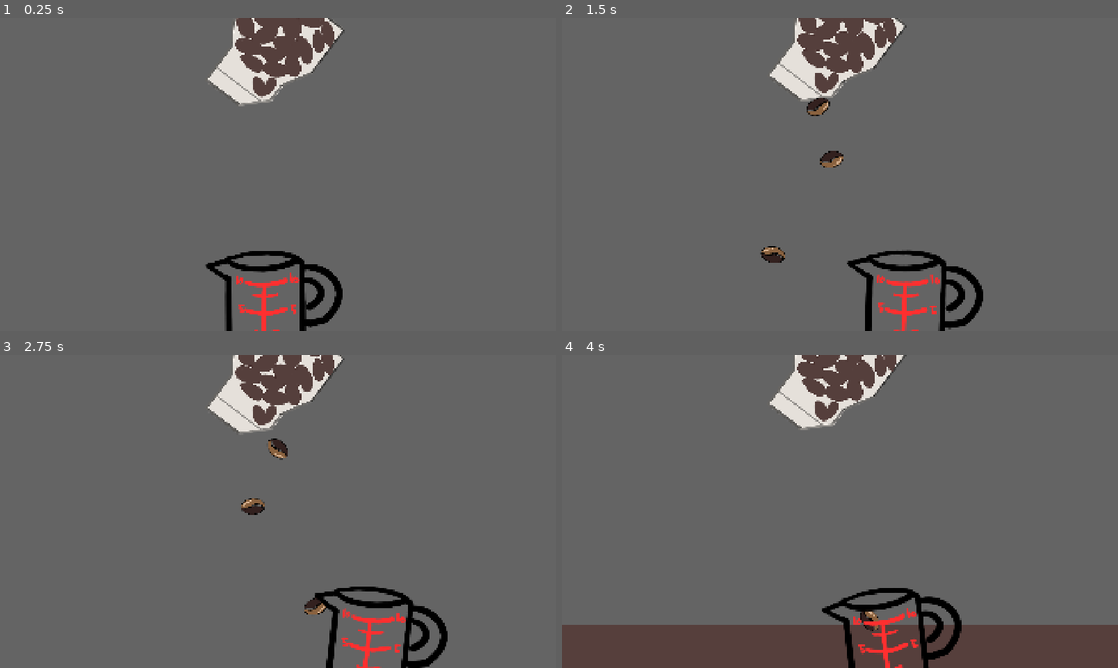
Above: before the commit, frames 1-4 (two rows, left to right).
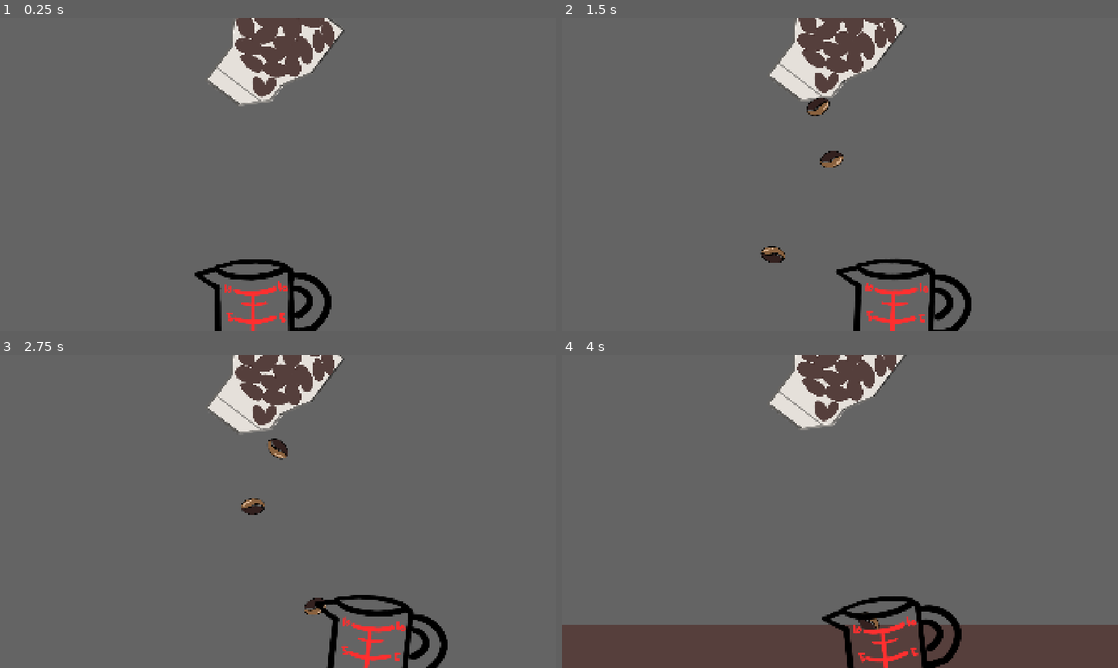
Above: after the commit, the same moments.

Repository: Sunday-Studio-Team/cafe
Game: Godot game, scene res://minigames/ingredients_refill/ingredients_refill_minigame.tscn
The game is run twice, just before and just after one commit, with the same random seed, the same clock (stepped at 60 frames per second) and the same inputs. This scene is started directly instead of the project's main scene.
Inputs (mouse positions are in pixels of both pictures, inside the frame that each line leads up to):
- Up to frame 1 (0.25 s): no input
- Up to frame 2 (1.5 s): tap Enter at 0.5 s; move the mouse to (962, 158) at 0.52 s; hold D (move_right) 0.53-1.28 s; hold E (interact) 0.53-1.28 s; click (962, 158) at 0.67 s; move the mouse to (728, 190) at 1.27 s; hold S (move_back) from 1.28 s (still down); tap Shift (sprint) at 1.35 s
- Up to frame 3 (2.75 s): move the mouse to (333, 442) at 2.02 s; release S (move_back) at 2.03 s; hold D (move_right) from 2.03 s (still down); tap I at 2.1 s
- Up to frame 4 (4 s): move the mouse to (812, 574) at 2.77 s; release D (move_right) at 2.78 s; hold W (move_forward) 2.78-3.53 s; tap E (interact) at 2.85 s; click (812, 574) at 2.92 s; move the mouse to (1006, 558) at 3.52 s; hold A (move_left) from 3.53 s (still down); hold Shift (sprint) from 3.53 s (still down)

The runs differ from the first frame. In frame 1, 3.2% of the frame differs, in the area x 35-62%, y 74-100%; in frame 2, 3.2%; in frame 3, 2.8%; in frame 4, 2.9%.

Commit message:
add some sounds to refill minigame
not amazing will hopefully replace most

Diff:
--- a/godot/minigames/ingredients_refill/ingredients_refill_minigame.gd
+++ b/godot/minigames/ingredients_refill/ingredients_refill_minigame.gd
@@ -8,8 +8,12 @@
 @export var pour_point: Marker2D
 @export var bean_spawn_timer: Timer
 @export var cup_area: Area2D
+@export var cup_boundaries: Area2D
 @export var meter: ProgressBar
 @export var bag: Node2D
+@export var bean_hit_glasss_sound: AudioStreamPlayer2D
+@export var bag_shake_sound: AudioStreamPlayer2D
+@export var gain_score_sound: AudioStreamPlayer
 
 var beans_in_cup := 0
 var beans_spawned := 0
@@ -28,6 +32,12 @@
 	bag_shake_tween = create_tween().set_loops()
 	bag_shake_tween.tween_property(bag, "position:y", bag.position.y + 30, 0.2)
 	bag_shake_tween.tween_property(bag, "position:y", bag.position.y - 30, 0.2)
+
+	cup_boundaries.body_entered.connect(
+		func(body):
+			if body.is_in_group("beans"):
+				bean_hit_glasss_sound.play()
+	)
 
 
 # Called every frame. 'delta' is the elapsed time since the previous frame.
@@ -56,6 +66,7 @@
 	else:
 		Global.refill_minigame_accuracy = meter.value
 		bag_shake_tween.kill()
+		bag_shake_sound.stop()
 		await get_tree().create_timer(1.5, false).timeout
 		Events.emit_signal("minigame_end")
 
@@ -63,6 +74,8 @@
 func catch_bean(bean: PhysicsBody2D) -> void:
 	if not collected_beans.has(bean) and bean.is_in_group("beans"):
 		beans_in_cup += 1
+		gain_score_sound.play()
+		gain_score_sound.pitch_scale += 0.05
 		collected_beans.append(bean)
 
 
--- a/godot/minigames/ingredients_refill/ingredients_refill_minigame.tscn
+++ b/godot/minigames/ingredients_refill/ingredients_refill_minigame.tscn
@@ -4,6 +4,15 @@
 [ext_resource type="PackedScene" uid="uid://bbl1ykvtf1wot" path="res://minigames/ingredients_refill/coffee_bean.tscn" id="2_51asp"]
 [ext_resource type="Texture2D" uid="uid://behdxsa15jcyk" path="res://sprites/measuring_cup.png" id="2_m1jwq"]
 [ext_resource type="Texture2D" uid="uid://duttrswast3t6" path="res://sprites/coffee_bag.png" id="3_51asp"]
+[ext_resource type="AudioStream" uid="uid://l86h8xt0qx7a" path="res://audio/refill_minigame/beans_collide_cup/bean_collides_cup_1.mp3" id="4_5i8lf"]
+[ext_resource type="AudioStream" uid="uid://cb10bwbw0dexy" path="res://audio/refill_minigame/beans_collide_cup/bean_collides_cup_2.mp3" id="5_j5bal"]
+[ext_resource type="AudioStream" uid="uid://cptjbekcax0eo" path="res://audio/refill_minigame/beans_collide_cup/bean_collides_cup_3.mp3" id="6_47f3m"]
+[ext_resource type="AudioStream" uid="uid://cxroyv25hkhls" path="res://audio/refill_minigame/beans_collide_cup/bean_collides_cup_4.mp3" id="7_mx0ba"]
+[ext_resource type="AudioStream" uid="uid://cfyppjyltvho2" path="res://audio/refill_minigame/bag_shake_loop.wav" id="9_j5bal"]
+[ext_resource type="AudioStream" uid="uid://d3h2qcon3jj14" path="res://audio/refill_minigame/gain_score/refill_gain_score_1.mp3" id="10_5w3ak"]
+[ext_resource type="AudioStream" uid="uid://bihgduw5aijw7" path="res://audio/refill_minigame/gain_score/refill_gain_score_2.mp3" id="11_1nxwo"]
+[ext_resource type="AudioStream" uid="uid://dqpkl2k3ckoir" path="res://audio/refill_minigame/gain_score/refill_gain_score_3.mp3" id="12_aviex"]
+[ext_resource type="AudioStream" uid="uid://d1nu16s0rr1s2" path="res://audio/refill_minigame/gain_score/refill_gain_score_4.mp3" id="13_bjc5e"]
 
 [sub_resource type="RectangleShape2D" id="RectangleShape2D_vn1tu"]
 size = Vector2(244, 326)
@@ -11,11 +20,30 @@
 [sub_resource type="RectangleShape2D" id="RectangleShape2D_0ffxp"]
 size = Vector2(20, 350)
 
+[sub_resource type="AudioStreamRandomizer" id="AudioStreamRandomizer_vn1tu"]
+random_pitch = 1.0442737
+random_volume_offset_db = 5.0
+streams_count = 4
+stream_0/stream = ExtResource("4_5i8lf")
+stream_1/stream = ExtResource("5_j5bal")
+stream_2/stream = ExtResource("6_47f3m")
+stream_3/stream = ExtResource("7_mx0ba")
+
+[sub_resource type="RectangleShape2D" id="RectangleShape2D_mjix0"]
+size = Vector2(20, 350)
+
 [sub_resource type="StyleBoxFlat" id="StyleBoxFlat_2w8d4"]
 bg_color = Color(0.39215687, 0.39215687, 0.39215687, 1)
 
 [sub_resource type="StyleBoxFlat" id="StyleBoxFlat_51asp"]
 bg_color = Color(0.3372549, 0.24705882, 0.23529412, 1)
+
+[sub_resource type="AudioStreamRandomizer" id="AudioStreamRandomizer_ovvye"]
+streams_count = 4
+stream_0/stream = ExtResource("10_5w3ak")
+stream_1/stream = ExtResource("11_1nxwo")
+stream_2/stream = ExtResource("12_aviex")
+stream_3/stream = ExtResource("13_bjc5e")
 
 [node name="SubViewportContainer" type="SubViewportContainer" unique_id=1244272070]
 anchors_preset = 15
@@ -26,22 +54,27 @@
 
 [node name="SubViewport" type="SubViewport" parent="." unique_id=210426897]
 handle_input_locally = false
+audio_listener_enable_2d = true
 size = Vector2i(1920, 1080)
 render_target_update_mode = 4
 
-[node name="IngredientsRefillMinigame" type="Node2D" parent="SubViewport" unique_id=402334428 node_paths=PackedStringArray("cup", "pour_point", "bean_spawn_timer", "cup_area", "meter", "bag")]
+[node name="IngredientsRefillMinigame" type="Node2D" parent="SubViewport" unique_id=402334428 node_paths=PackedStringArray("cup", "pour_point", "bean_spawn_timer", "cup_area", "cup_boundaries", "meter", "bag", "bean_hit_glasss_sound", "bag_shake_sound", "gain_score_sound")]
 script = ExtResource("1_2efvg")
 cup = NodePath("Cup")
 bean_scene = ExtResource("2_51asp")
 pour_point = NodePath("Bag/PourPoint")
 bean_spawn_timer = NodePath("BeanSpawnTimer")
 cup_area = NodePath("Cup/CupArea")
+cup_boundaries = NodePath("Cup/CupBoundaries")
 meter = NodePath("../Meter")
 bag = NodePath("Bag")
+bean_hit_glasss_sound = NodePath("Cup/BeanHitGlassSound")
+bag_shake_sound = NodePath("Bag/BagShakeSound")
+gain_score_sound = NodePath("../GainScoreSound")
 
 [node name="Cup" type="CharacterBody2D" parent="SubViewport/IngredientsRefillMinigame" unique_id=1768243399]
 z_index = 1
-position = Vector2(939, 971)
+position = Vector2(900, 1000)
 
 [node name="Sprite2D" type="Sprite2D" parent="SubViewport/IngredientsRefillMinigame/Cup" unique_id=241036928]
 texture = ExtResource("2_m1jwq")
@@ -65,6 +98,26 @@
 rotation = 1.5707964
 shape = SubResource("RectangleShape2D_0ffxp")
 
+[node name="BeanHitGlassSound" type="AudioStreamPlayer2D" parent="SubViewport/IngredientsRefillMinigame/Cup" unique_id=240371451]
+stream = SubResource("AudioStreamRandomizer_vn1tu")
+volume_db = -15.0
+max_polyphony = 10
+
+[node name="CupBoundaries" type="Area2D" parent="SubViewport/IngredientsRefillMinigame/Cup" unique_id=285867703]
+
+[node name="CollisionShape2D" type="CollisionShape2D" parent="SubViewport/IngredientsRefillMinigame/Cup/CupBoundaries" unique_id=1767360864]
+position = Vector2(-145, 22)
+shape = SubResource("RectangleShape2D_mjix0")
+
+[node name="CollisionShape2D2" type="CollisionShape2D" parent="SubViewport/IngredientsRefillMinigame/Cup/CupBoundaries" unique_id=1780390374]
+position = Vector2(91, 21)
+shape = SubResource("RectangleShape2D_mjix0")
+
+[node name="CollisionShape2D3" type="CollisionShape2D" parent="SubViewport/IngredientsRefillMinigame/Cup/CupBoundaries" unique_id=154288039]
+position = Vector2(-31, 181)
+rotation = 1.5707964
+shape = SubResource("RectangleShape2D_0ffxp")
+
 [node name="Bag" type="Node2D" parent="SubViewport/IngredientsRefillMinigame" unique_id=1716841124]
 position = Vector2(943, 74)
 
@@ -73,6 +126,11 @@
 
 [node name="PourPoint" type="Marker2D" parent="SubViewport/IngredientsRefillMinigame/Bag" unique_id=1502659684]
 position = Vector2(-43, 227)
+
+[node name="BagShakeSound" type="AudioStreamPlayer2D" parent="SubViewport/IngredientsRefillMinigame/Bag" unique_id=966938843]
+stream = ExtResource("9_j5bal")
+volume_db = -10.0
+autoplay = true
 
 [node name="BeanSpawnTimer" type="Timer" parent="SubViewport/IngredientsRefillMinigame" unique_id=1475975290]
 wait_time = 0.4
@@ -102,3 +160,6 @@
 value = 0.6
 fill_mode = 3
 show_percentage = false
+
+[node name="GainScoreSound" type="AudioStreamPlayer" parent="SubViewport" unique_id=948120087]
+stream = SubResource("AudioStreamRandomizer_ovvye")
Not shown, added: godot/audio/refill_minigame/bag_shake_loop.wav.import
Not shown, added: godot/audio/refill_minigame/beans_collide_cup/bean_collides_cup_1.mp3.import
Not shown, added: godot/audio/refill_minigame/beans_collide_cup/bean_collides_cup_2.mp3.import
Not shown, added: godot/audio/refill_minigame/beans_collide_cup/bean_collides_cup_3.mp3.import
Not shown, added: godot/audio/refill_minigame/beans_collide_cup/bean_collides_cup_4.mp3.import
Not shown, added: godot/audio/refill_minigame/gain_score/refill_gain_score_1.mp3.import
Not shown, added: godot/audio/refill_minigame/gain_score/refill_gain_score_2.mp3.import
Not shown, added: godot/audio/refill_minigame/gain_score/refill_gain_score_3.mp3.import
Not shown, added: godot/audio/refill_minigame/gain_score/refill_gain_score_4.mp3.import
Not shown, added: godot/audio/refill_minigame/bag_shake_loop.wav
Not shown, added: godot/audio/refill_minigame/beans_collide_cup/bean_collides_cup_1.mp3
Not shown, added: godot/audio/refill_minigame/beans_collide_cup/bean_collides_cup_2.mp3
(and 6 more such lines)
